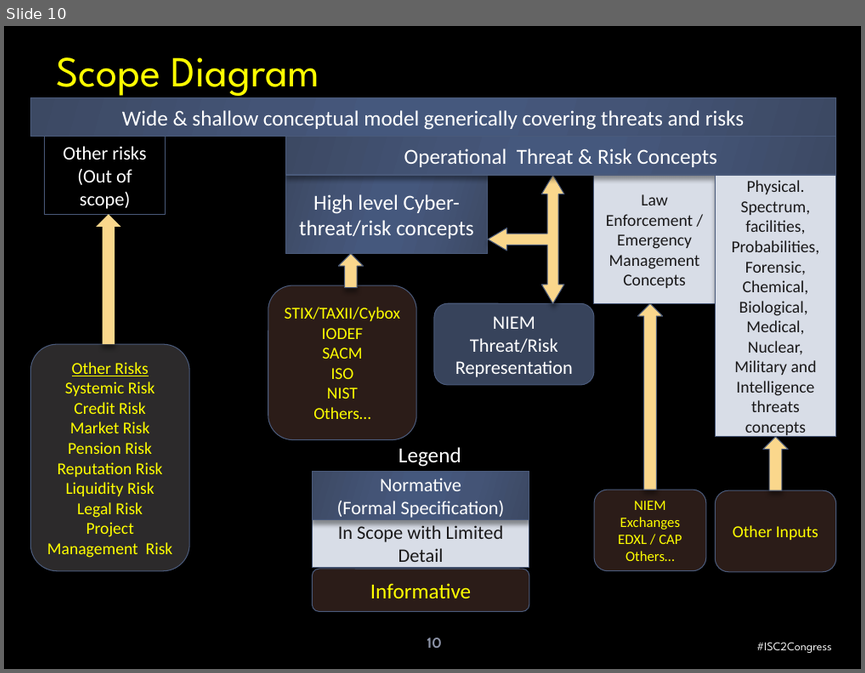
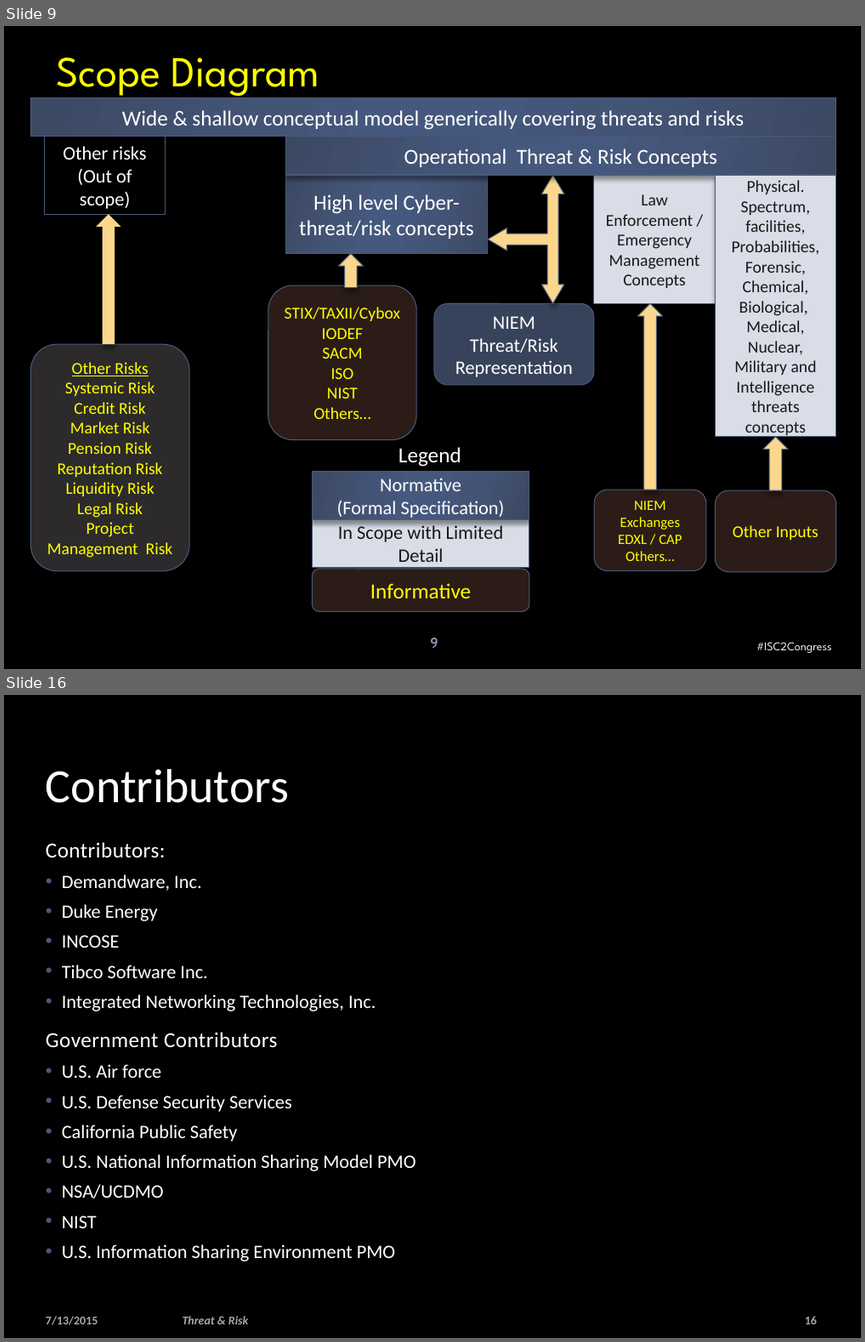
Before and after one commit to omg-threat-modeling/phase1, a slide deck: Team/Threat-risk -enguagement.pptx. Shown one above the other, each under a label of ours: slide 10 before the commit, slides 9 and 16 after it; the slides between them are not shown. The pictures are 865x673 and 865x1342 pixels, drawn with LibreOffice and Linux fonts; fonts in the diff are those of the drawing; background and template pictures are left out. Boxes give left, top, right and bottom in pixels: in the first picture for what was removed or moved away, otherwise in the second. Text is boxed around its words. In the diff, an @@ line names an element or a change of style, - is before the commit and + after.

```diff
--- a/Team/Threat-risk -enguagement.pptx
+++ b/Team/Threat-risk -enguagement.pptx
@@ slide 16 added at (4, 695, 861, 1338), background picture (left out) @@
@@ rectangle added at (4, 695, 861, 1338), fill #000000 at 50% opacity @@
@@ title added at (46, 769, 289, 803), 40 pt, text #FFFFFF @@
+Contributors
@@ text added at (46, 842, 415, 1261), 16 pt, text #FFFFFF @@
+Contributors:
+  • Demandware, Inc.
+  • Duke Energy
+  • INCOSE
+  • Tibco Software Inc.
+  • Integrated Networking Technologies, Inc.
+Government Contributors
+  • U.S. Air force
+  • U.S. Defense Security Services
+  • California Public Safety
+  • U.S. National Information Sharing Model PMO
+  • NSA/UCDMO
+  • NIST
+  • U.S. Information Sharing Environment PMO
@@ text added at (46, 1315, 98, 1325), 10 pt, text #FFFFFF at 65% opacity, bold @@
+7/13/2015
@@ text added at (182, 1315, 248, 1324), 10 pt, text #FFFFFF at 65% opacity, bold, italic @@
+Threat & Risk
@@ page number added at (805, 1315, 817, 1324), 10 pt, text #FFFFFF at 65% opacity, bold @@
+16
@@ what was slide 10 is now slide 9 @@
@@ page number at (430, 637, 438, 647): text changed @@
-10
+9
```
Also in this commit, not shown: 49 slides changed, 25 other slides added, 8 slides removed, 2 other files.
